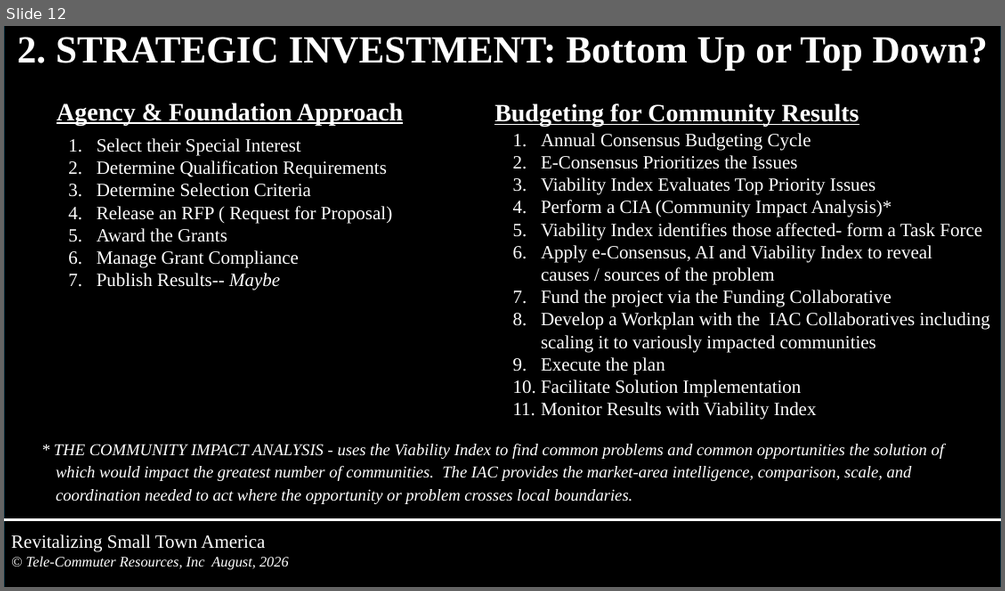
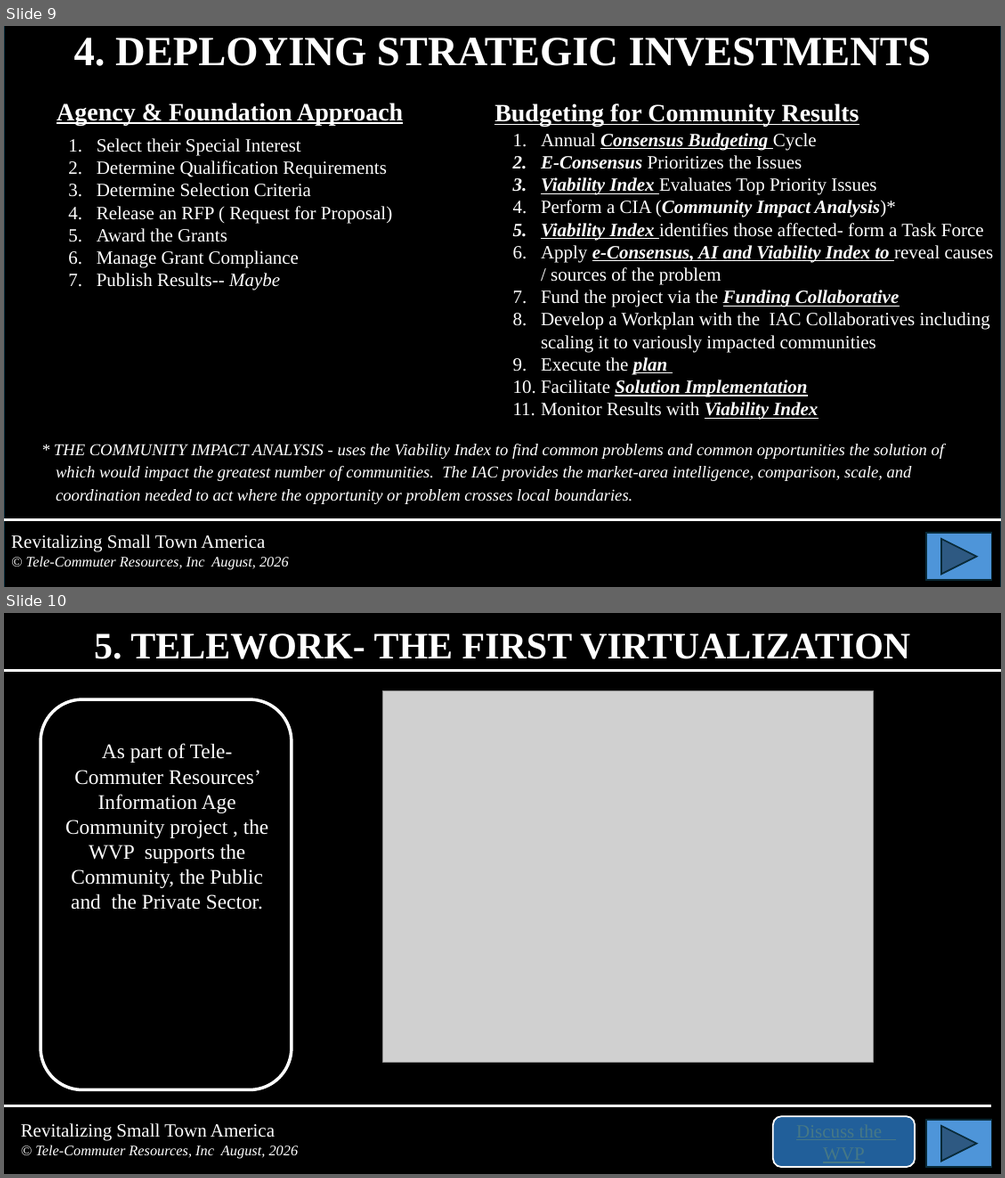
Before and after one commit to tcr-iac/iac-community-portal, a slide deck: files/Tools-Intro-for-Tom.pptx. Shown one above the other, each under a label of ours: slide 12 before the commit, slides 9 and 10 after it. The pictures are 1005x591 and 1005x1178 pixels, drawn with LibreOffice and Linux fonts; fonts in the diff are those of the drawing; grey boxes stand for pictures. Boxes give left, top, right and bottom in pixels: in the first picture for what was removed or moved away, otherwise in the second. Text is boxed around its words. In the diff, an @@ line names an element or a change of style, - is before the commit and + after.

```diff
--- a/files/Tools-Intro-for-Tom.pptx
+++ b/files/Tools-Intro-for-Tom.pptx
@@ slide 10 added at box(4, 613, 1001, 1174), background #000000 @@
@@ text added at box(94, 633, 910, 659), 36 pt, text #FFFFFF, bold @@
+5. TELEWORK- THE FIRST VIRTUALIZATION
@@ line added from (4, 671) to (1001, 671), #FFFFFF 2.25 pt @@
@@ picture added at box(382, 690, 874, 1062) @@
@@ rounded rectangle added at box(40, 699, 291, 1090), outline #FFFFFF 3 pt @@
@@ text added at box(65, 743, 269, 909), 20 pt, text #FFFFFF @@
+As part of Tele-Commuter Resources’ Information Age Community project , the WVP supports the Community, the Public and the Private Sector.
@@ line added from (4, 1106) to (991, 1106), #FFFFFF 2.75 pt @@
@@ rounded rectangle added at box(773, 1116, 914, 1167), fill #215F9A, outline #FFFFFF 1.5 pt @@
@@ text added at box(21, 1123, 299, 1159), 14 pt, text #FFFFFF, italic @@
+Revitalizing Small Town America
+© Tele-Commuter Resources, Inc August, 2026
@@ action button forward next added at box(926, 1120, 992, 1167), fill #4E95D9, outline #092A39 1.5 pt @@
@@ what was slide 12 is now slide 9 @@
@@ slide 9 changed as well @@
@@ subtitle at box(74, 38, 930, 66): text changed; size 37 to 40 pt @@
-2. STRATEGIC INVESTMENT: Bottom Up or Top Down?
+4. DEPLOYING STRATEGIC INVESTMENTS
@@ text at box(541, 133, 994, 419): bold on, italic on in "Consensus Budgeting", "E-Consensus", "Viability Index", "(Community Impact Analysis)*" and 6 more places; underline on in "Consensus Budgeting", "Viability Index", "Viability Index", "e-Consensus, AI and Viability Index to" and 4 more places @@
@@ action button forward next added at box(926, 533, 992, 580), fill #4E95D9, outline #092A39 1.5 pt @@
```
Also in this commit, not shown: 13 other slides changed, 30 other slides added, 2 slides removed, 1 other file.
